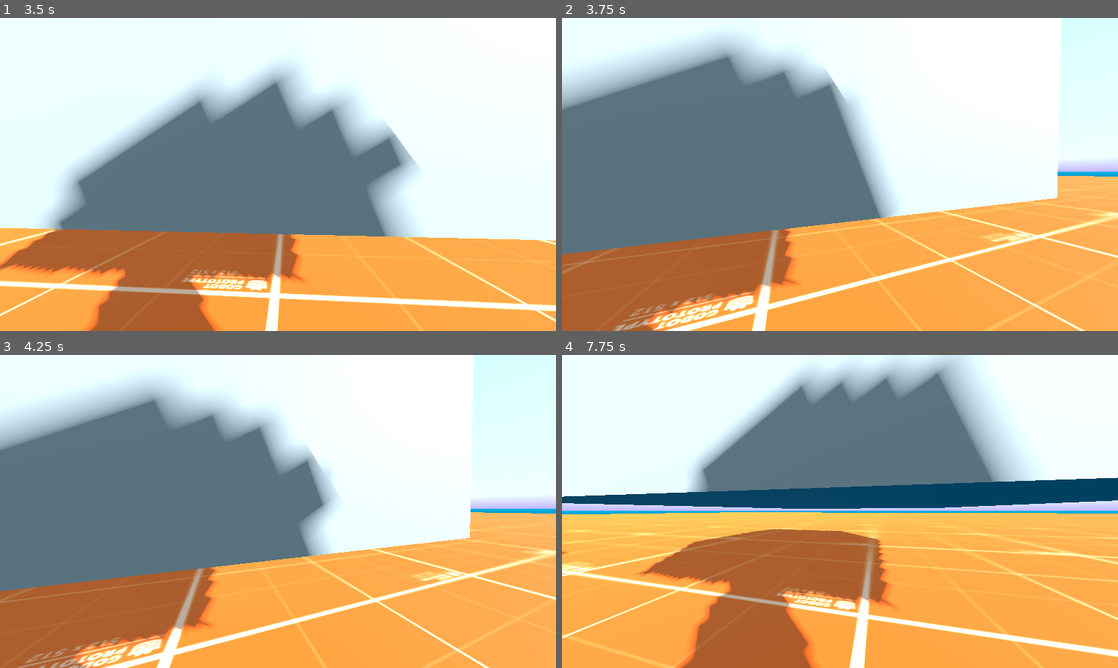
Above: before the commit, frames 1-4 (two rows, left to right).
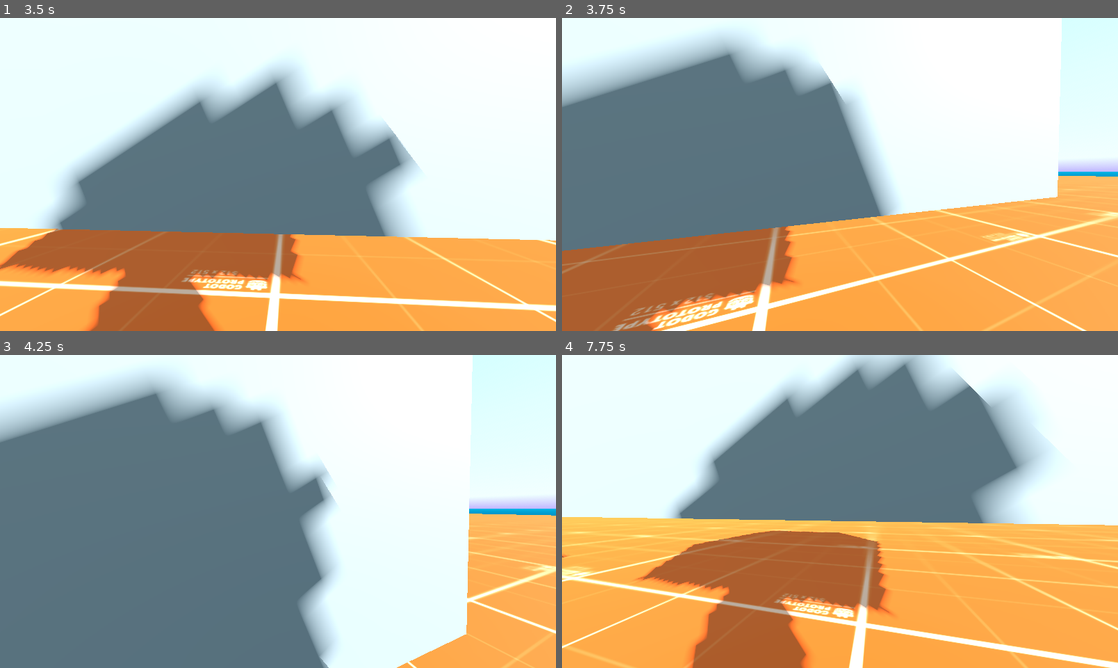
Above: after the commit, the same moments.

Repository: init-Sense/octant
Game: Godot game, scene res://scenes/octagon.tscn
Two runs of this game, one before a commit and one after it. Both use one fixed random seed, a clock stepped at 60 frames per second and the inputs below. A sky picture missing from this copy of the repository is replaced by a grey-blue gradient.
Inputs (mouse positions are in pixels of both pictures, inside the frame that each line leads up to):
- Up to frame 1 (3.5 s): tap Enter at 0.5 s; move the mouse to (305, 174) at 0.52 s; hold Shift (sprint) 0.53-1.28 s; hold Q (debug_crouch_up) from 0.53 s (still down); click (305, 174) at 0.67 s; move the mouse to (250, 174) at 1.27 s; tap Shift (sprint) at 1.35, 2.85 s; click (250, 174) at 1.42 s; move the mouse to (289, 168) at 2.02 s; hold Shift (sprint) 2.03-2.78 s; click (289, 168) at 2.17 s; move the mouse to (272, 180) at 2.77 s; click (272, 180) at 2.92 s
- Up to frame 2 (3.75 s): keep holding Q (debug_crouch_up); tap Space (debug_jump, bound only after the commit) at 3.5 s; move the mouse to (878, 177) at 3.52 s; hold Shift (sprint) from 3.53 s (still down); click (878, 177) at 3.67 s
- Up to frame 3 (4.25 s): keep holding Q (debug_crouch_up); keep holding Shift (sprint); tap Space (debug_jump, bound only after the commit) at 4.15 s
- Up to frame 4 (7.75 s): keep holding Q (debug_crouch_up); move the mouse to (795, 508) at 4.27 s; release Shift (sprint) at 4.28 s; tap Shift (sprint) at 4.35, 5.85, 7.35 s; click (795, 508) at 4.42 s; move the mouse to (845, 511) at 5.02 s; hold Shift (sprint) 5.03-5.78 s; click (845, 511) at 5.17 s; move the mouse to (817, 505) at 5.77 s; click (817, 505) at 5.92 s; tap Enter at 6.5 s; move the mouse to (867, 511) at 6.52 s; hold Shift (sprint) 6.53-7.28 s; click (867, 511) at 6.67 s; move the mouse to (812, 511) at 7.27 s; click (812, 511) at 7.42 s

Frame 1 is identical in both runs. In frame 2, 2.6% of the frame differs, in the area x 0-100%, y 3-100%; in frame 3, 31%, in the area x 0-100%, y 0-100%; in frame 4, 26%.

Commit message:
feat: Added again debug buttons for crouching

Diff:
--- a/project.godot
+++ b/project.godot
@@ -42,6 +42,11 @@
 "events": [Object(InputEventKey,"resource_local_to_scene":false,"resource_name":"","device":-1,"window_id":0,"alt_press …(195 unchanged characters)…
 ]
 }
+debug_jump={
+"deadzone": 0.5,
+"events": [Object(InputEventKey,"resource_local_to_scene":false,"resource_name":"","device":-1,"window_id":0,"alt_pressed":false,"shift_pressed":false,"ctrl_pressed":false,"meta_pressed":false,"pressed":false,"keycode":0,"physical_keycode":32,"key_label":0,"unicode":32,"location":0,"echo":false,"script":null)
+]
+}
 
 [layer_names]
 
--- a/scripts/player/crouch.gd
+++ b/scripts/player/crouch.gd
@@ -36,8 +36,13 @@
 
 
 func _input(event):
+	if Input.is_action_pressed('debug_crouch_up'):
+		crouch_up()
+	elif Input.is_action_pressed('debug_crouch_down'):
+		crouch_down()
+
 	if event is InputEventMouseButton:
-		if event.button_index == MOUSE_BUTTON_WHEEL_UP:
+		if event.button_index ==  MOUSE_BUTTON_WHEEL_UP:
 			crouch_up()
 		elif event.button_index == MOUSE_BUTTON_WHEEL_DOWN:
 			crouch_down()
--- a/scripts/player/inputs.gd
+++ b/scripts/player/inputs.gd
@@ -24,6 +24,8 @@
 			player.set_action_jumping()
 		#endregion
 
+	if Input.is_action_pressed('debug_jump'):
+		player.set_action_jumping()
 
 	#region SPRINT
 	if event.is_action_pressed("sprint"):
Not shown: 1 places in scenes/player/player.tscn that only renumber resources
